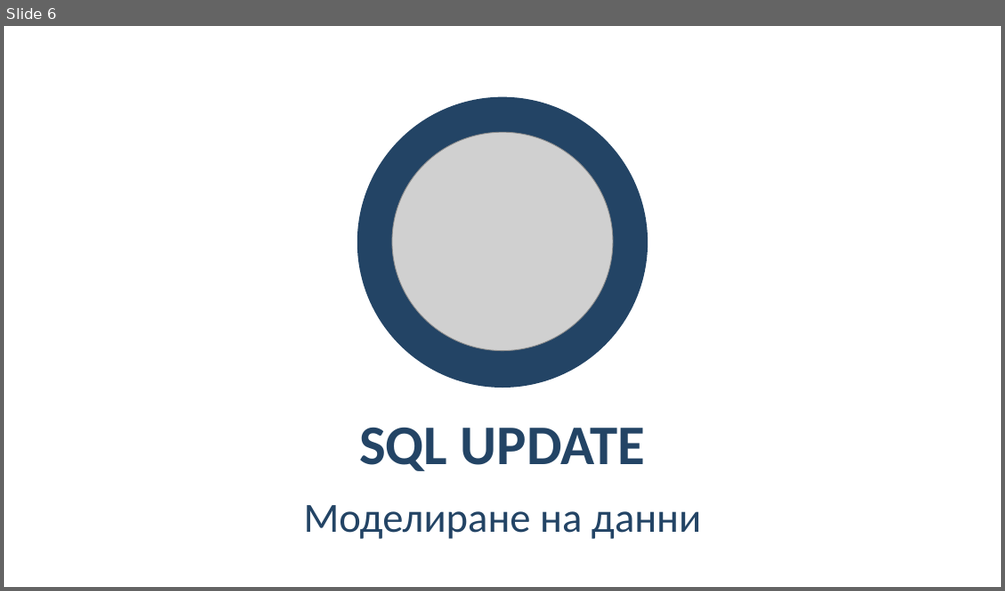
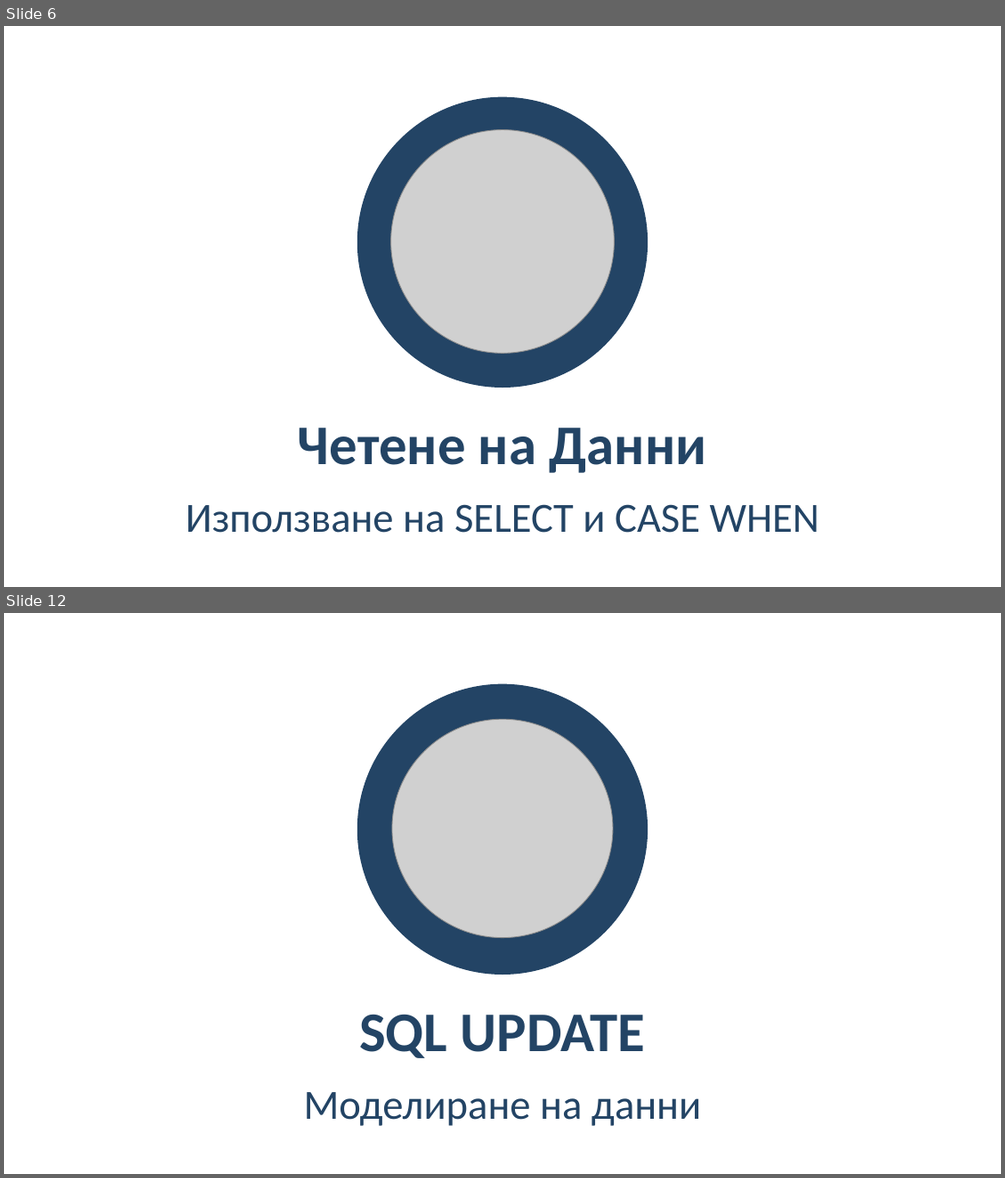
Before and after one commit to BG-IT-Edu/School-Programming, a slide deck: Courses/Software-Sciences/Module-3-Databases-New/05-SQL-INSERT-UPDATE-DELETE/05-SQL-INSERT-UPDATE-DELETE.pptx. Shown one above the other, each under a label of ours: slide 6 before the commit, slides 6 and 12 after it; the slides between them are not shown. The pictures are 1005x591 and 1005x1178 pixels, drawn with LibreOffice and Linux fonts; fonts in the diff are those of the drawing; grey boxes stand for pictures. Boxes give left, top, right and bottom in pixels: in the first picture for what was removed or moved away, otherwise in the second. Text is boxed around its words. In the diff, an @@ line names an element or a change of style, - is before the commit and + after.

```diff
--- a/Courses/Software-Sciences/Module-3-Databases-New/05-SQL-INSERT-UPDATE-DELETE/05-SQL-INSERT-UPDATE-DELETE.pptx
+++ b/Courses/Software-Sciences/Module-3-Databases-New/05-SQL-INSERT-UPDATE-DELETE/05-SQL-INSERT-UPDATE-DELETE.pptx
@@ slide 6 added at [4,26,1001,587], background #FFFFFF; not listed: 1 template element that a slide beside it also shows @@
@@ picture added at [390,130,615,354] @@
@@ title added at [298,427,706,473], 54 pt, text #234465, bold @@
+Четене на Данни
@@ subtitle added at [186,504,819,532], 40 pt, text #234465 @@
+Използване на SELECT и CASE WHEN
@@ what was slide 6 is now slide 12 @@
```
Also in this commit, not shown: 5 other slides added.
